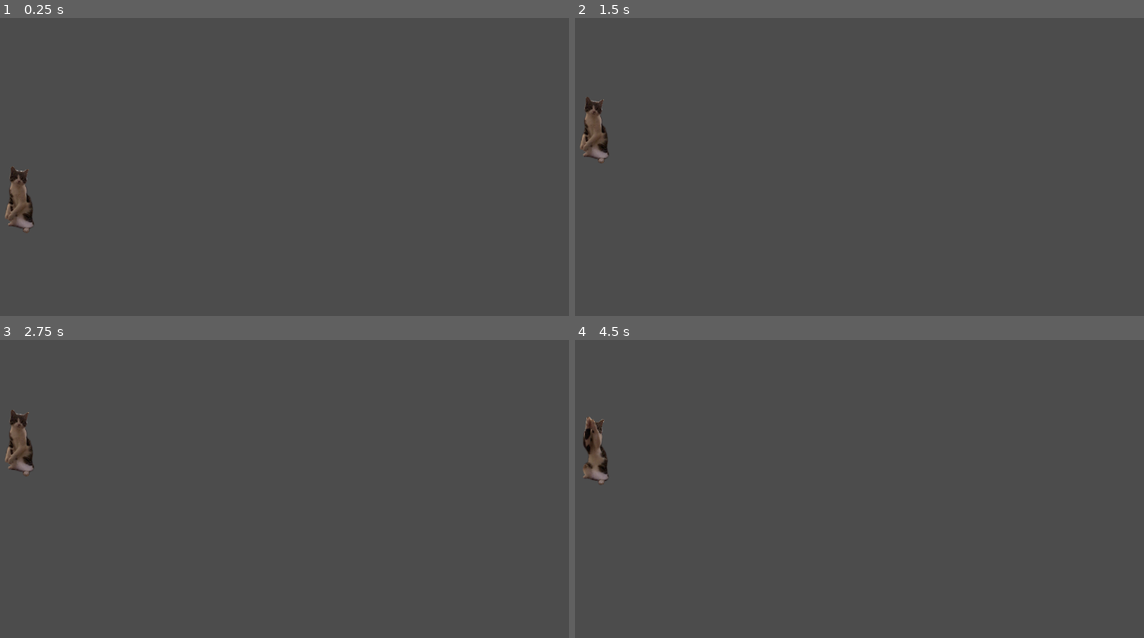
Above: before the commit, frames 1-4 (two rows, left to right).
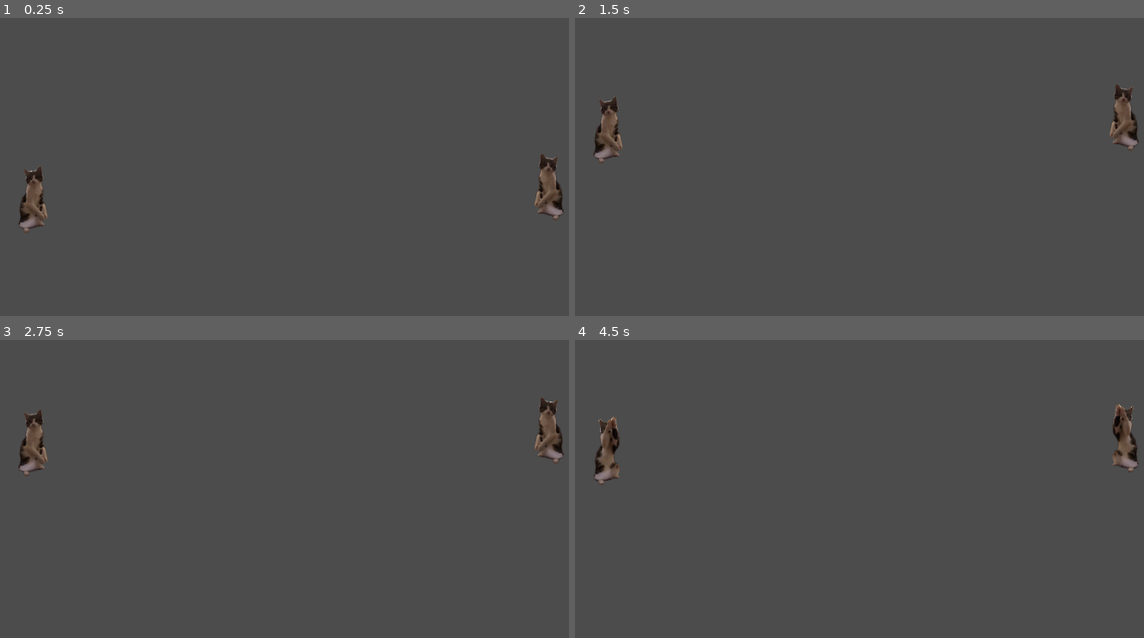
Above: after the commit, the same moments.

Repository: surgura/Gus
Game: Godot game, scene res://world.tscn
Two runs of this game, one before a commit and one after it. Both use one fixed random seed, a clock stepped at 60 frames per second and the inputs below.
Inputs:
- Up to frame 1 (0.25 s): no input
- Up to frame 2 (1.5 s): hold W (up) 0.53-1.28 s; tap Space (hit) at 0.6, 1.35 s; hold S (down) from 1.28 s (still down)
- Up to frame 3 (2.75 s): release S (down) at 2.03 s; hold W (up) from 2.03 s (still down); tap Space (hit) at 2.1 s
- Up to frame 4 (4.5 s): tap Space (hit) at 2.85, 3.6, 4.35 s; release W (up) at 3.53 s; hold S (down) from 3.53 s (still down)

The runs differ from the first frame. In frame 1, 1.4% of the frame differs, in the area x 0-100%, y 45-72%; in frame 2, 1.4%; in frame 3, 1.4%; in frame 4, 1.5%, in the area x 1-99%, y 21-48%.

Commit message:
Added inverted gus

Diff:
--- a/godot/gus.gd
+++ b/godot/gus.gd
@@ -1,9 +1,22 @@
 extends RigidBody2D
 
+export (bool) var invert = false
 const move_force = 10000
 
 var move_up = false
 var move_down = false
+
+func invert():
+	if invert:
+		get_node("AnimatedSprite").flip_h = false
+		var hitbox = get_node("HitArea/Shape")
+		var trans = hitbox.get_transform()
+		trans.origin = Vector2(-trans.get_origin().x, trans.get_origin().y)
+		hitbox.set_transform(trans)
+		get_node("HitArea").invert = true
+
+func _ready():
+	invert()
 
 func input():
 	if Input.is_action_pressed("up"):
--- a/godot/gus.tscn
+++ b/godot/gus.tscn
@@ -25,6 +25,7 @@
 script = ExtResource( 1 )
 
 [node name="CollisionShape2D" type="CollisionShape2D" parent="."]
+visible = false
 scale = Vector2( 2, 2.5 )
 shape = SubResource( 1 )
 disabled = true
@@ -36,10 +37,11 @@
 frame = 1
 playing = true
 offset = Vector2( 120, 100 )
+flip_h = true
 
-[node name="Area2D" type="Area2D" parent="."]
+[node name="HitArea" type="Area2D" parent="."]
 script = ExtResource( 4 )
 
-[node name="CollisionShape2D" type="CollisionShape2D" parent="Area2D"]
+[node name="Shape" type="CollisionShape2D" parent="HitArea"]
 position = Vector2( 30.4401, 0 )
 shape = SubResource( 3 )
--- a/godot/hitarea.gd
+++ b/godot/hitarea.gd
@@ -1,9 +1,11 @@
 extends Area2D
+
+export (bool) var invert = false
 
 func _process(delta):
 	if Input.is_action_just_pressed("hit"):
 		for body in get_overlapping_bodies():
 			var vel = body.get_linear_velocity()
-			if vel.y <= 0:
+			if (!invert and vel.y <= 0) or (invert and vel.y >= 0):
 				body.set_linear_velocity(Vector2(-vel.x, vel.y))
-				body.apply_central_impulse(Vector2(100, 0))
+				body.apply_central_impulse(Vector2(-100 if invert else 100, 0))
--- a/godot/world.tscn
+++ b/godot/world.tscn
@@ -11,6 +11,10 @@
 
 [node name="Gus" parent="." instance=ExtResource( 1 )]
 
+[node name="Gus2" parent="." instance=ExtResource( 1 )]
+position = Vector2( 890.003, -21.2364 )
+invert = true
+
 [node name="Ball" parent="." instance=ExtResource( 2 )]
 position = Vector2( 387.083, -92.7676 )
 
